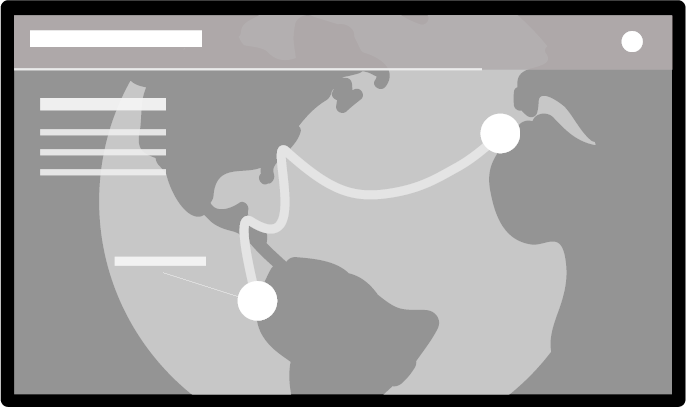
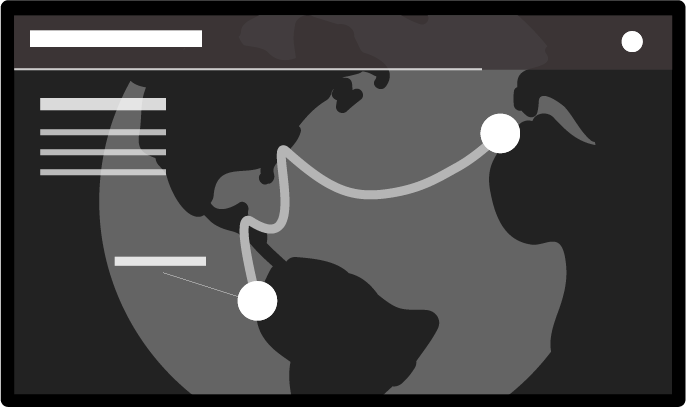
Revision of a layered 686 x 407 image; what changed, layer by layer:
hid "Layer 0 copy", painted on it over (14, 15, 673, 395)
added layer "Layer 0 copy 2" above "Layer 0" over (14, 15, 673, 395)
